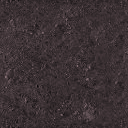
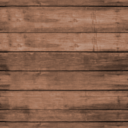
Layer changes from the first (128, 128) image to the second:
hid "Layer" over left=0, top=0, right=128, bottom=128
added layer "Background copy" above "Background" over left=0, top=0, right=128, bottom=128
